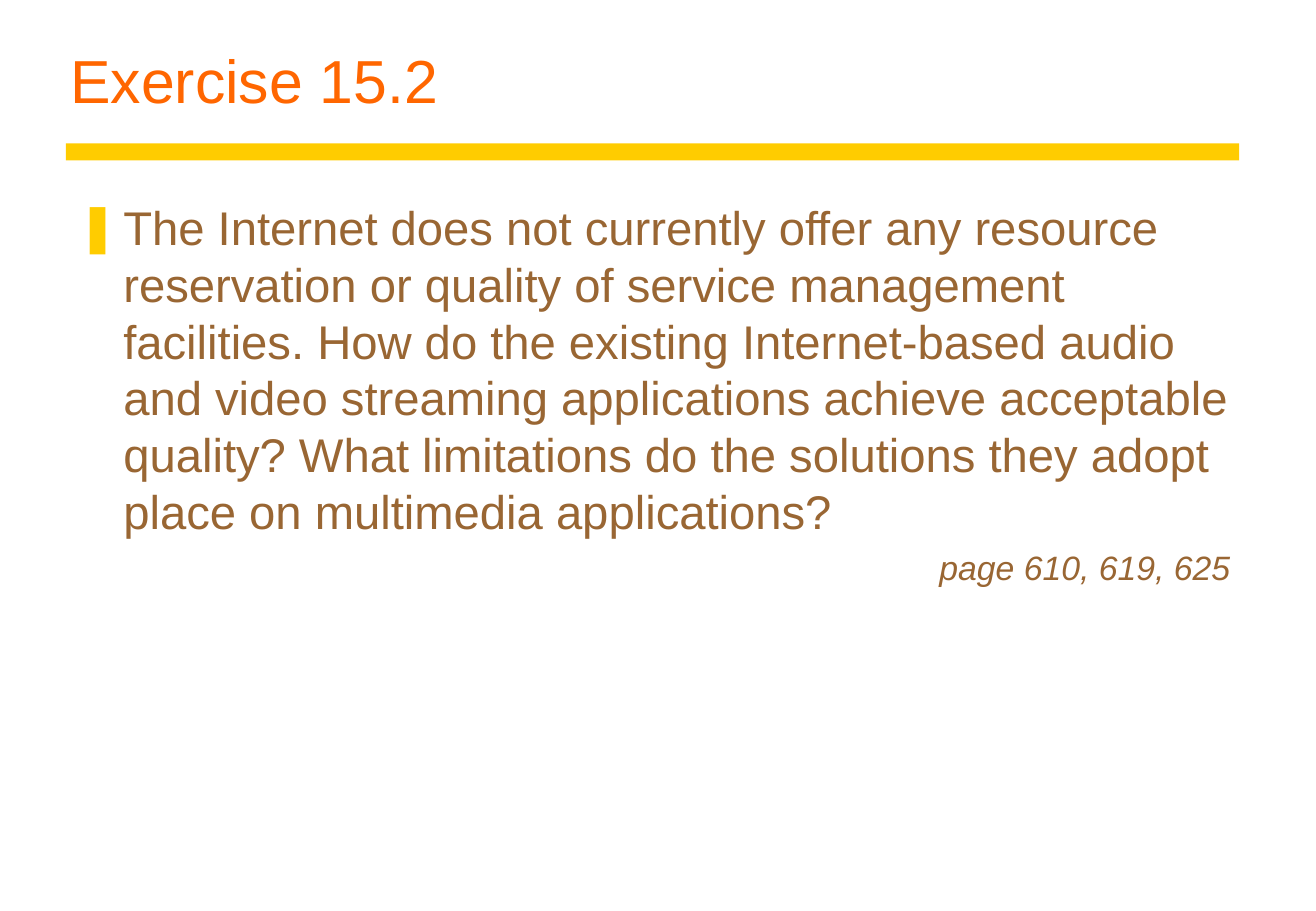
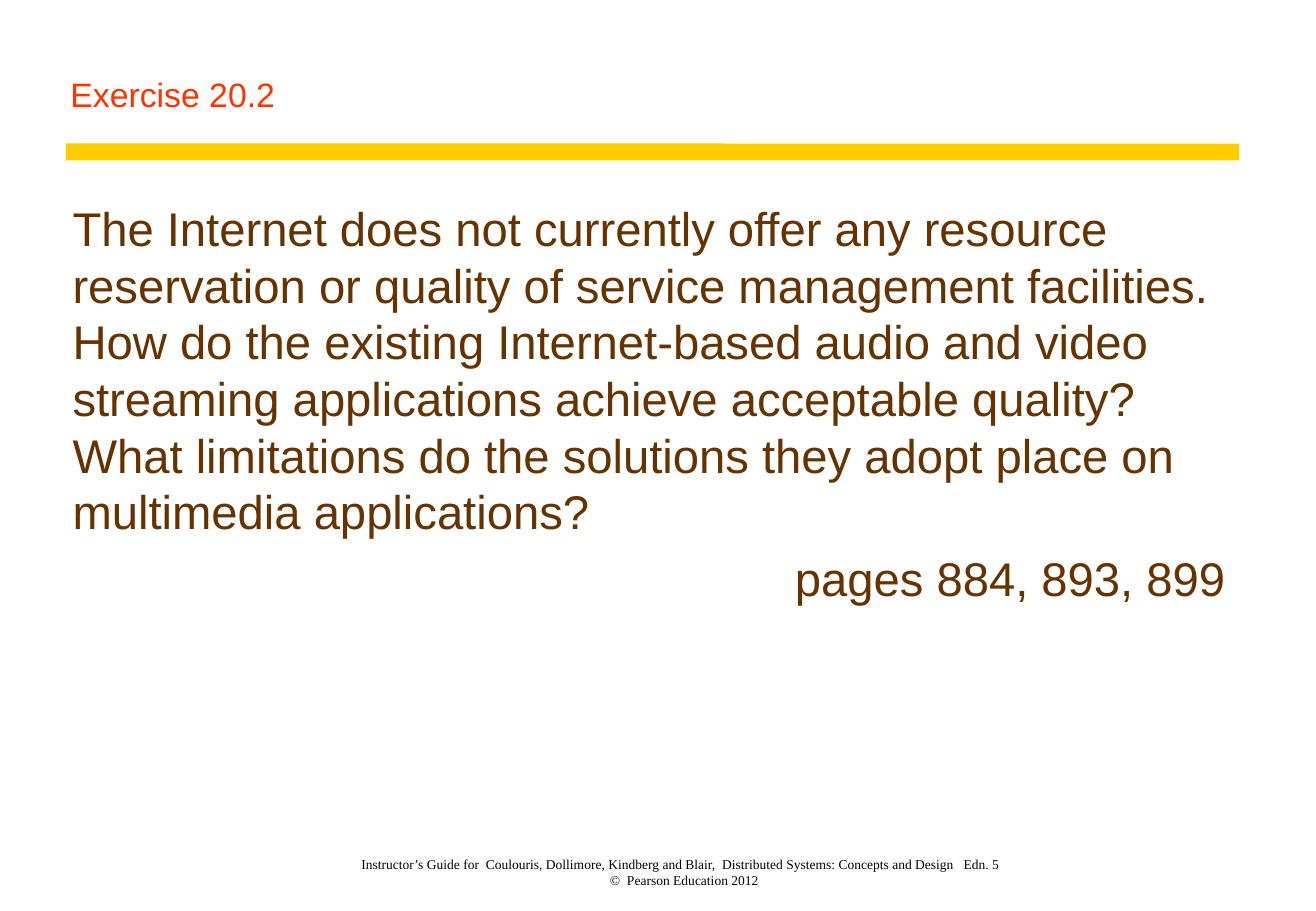
Before and after one commit to Conan1985/Network-Operating-Systems, a slide deck: slide 3 of Text book/Excercises/Exercises 20.ppt. Drawn at 1316x911 pixels with LibreOffice and Linux fonts; fonts in the diff are those of the drawing. Boxes give left, top, right and bottom in pixels: in the first picture for what was removed or moved away, otherwise in the second. Text is boxed around its words. In the diff, an @@ line names an element or a change of style, - is before the commit and + after.

```diff
--- a/Text book/Excercises/Exercises 20.ppt
+++ b/Text book/Excercises/Exercises 20.ppt
@@ title at (70,82,275,108): text changed; size 36 to 20 pt; text colour #FF6600 to #FF3300 @@
-Exercise 15.2
+Exercise 20.2
@@ text at (73,211,1208,539): text colour #996633 to #663300; bullet ❚ to none; less space between paragraphs @@
@@ text at (795,563,1225,606): text changed; size 20 to 28 pt; text colour #996633 to #663300; italic off @@
-page 610, 619, 625
+pages 884, 893, 899
@@ text added at (361,859,999,885), 8 pt, text #000000 @@
+Instructor’s Guide for Coulouris, Dollimore, Kindberg and Blair, Distributed Systems: Concepts and Design Edn. 5
+© Pearson Education 2012
```
Also in this commit, not shown: 8 other slides changed, 2 slides added, 3 other files.
